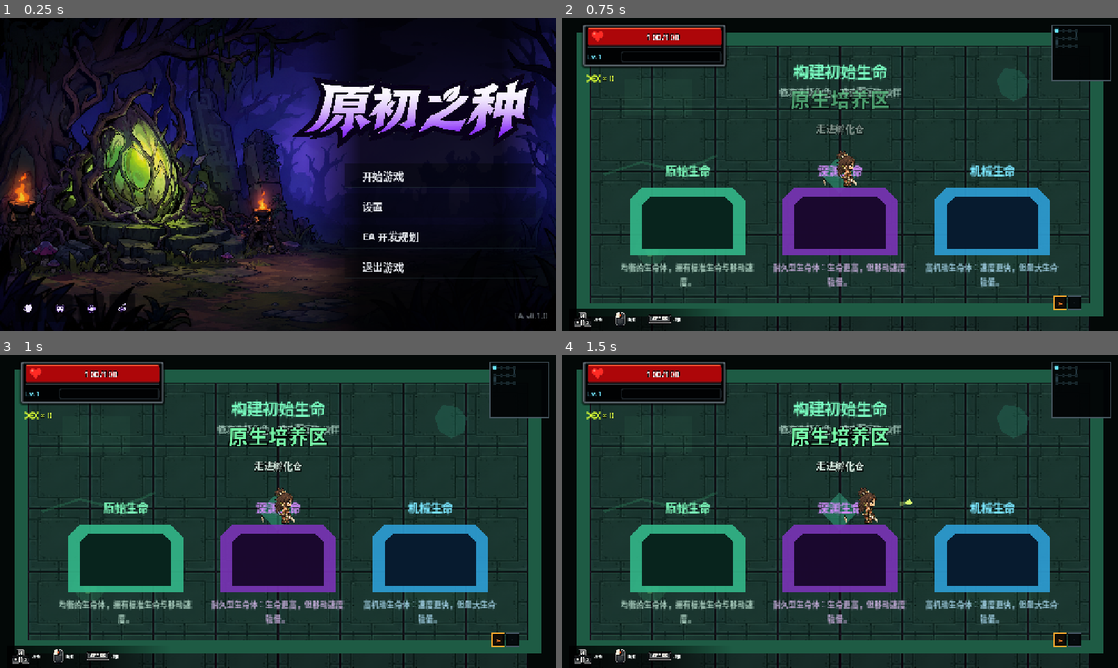
Above: before the commit, frames 1-4 (two rows, left to right).
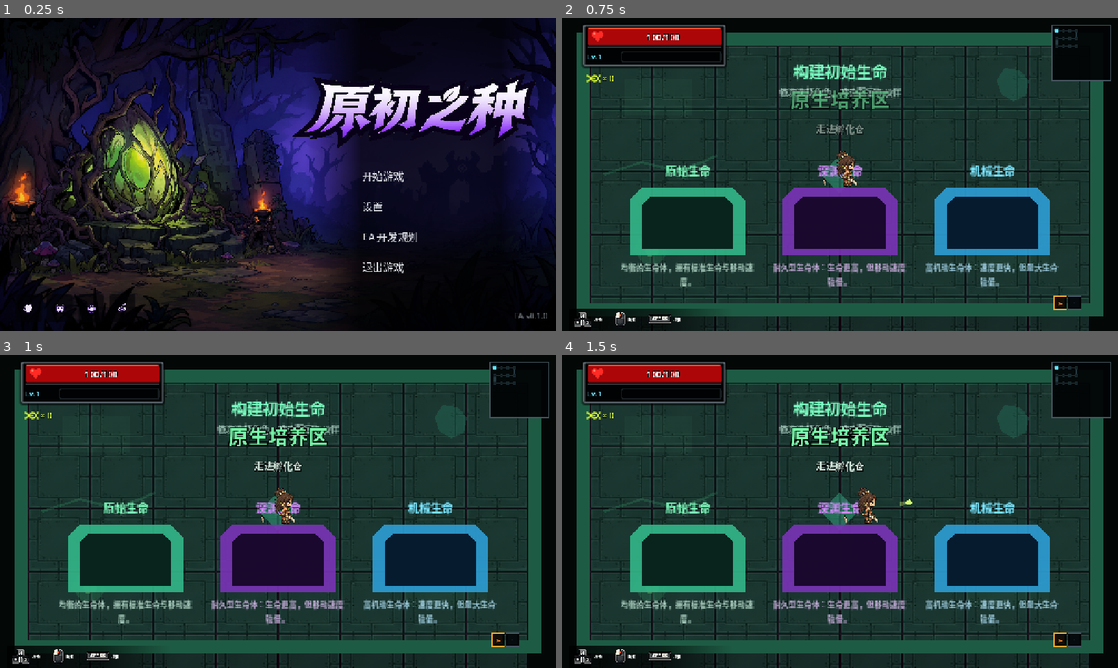
Above: after the commit, the same moments.

Repository: LIJUNCAN1/-Roguelike
Game: Godot game, scene res://scenes/ui/title_screen.tscn
Two runs of this game, one before a commit and one after it. Both use one fixed random seed, a clock stepped at 60 frames per second and the inputs below. Video files are missing from this copy of the repository; at most half a second of black plays in their place.
Inputs (mouse positions are in pixels of both pictures, inside the frame that each line leads up to):
- Up to frame 1 (0.25 s): no input
- Up to frame 2 (0.75 s): click "开始游戏" at 0.5 s
- Up to frame 3 (1 s): no input
- Up to frame 4 (1.5 s): tap Enter at 1.25 s; move the mouse to (962, 495) at 1.27 s; press the mouse at (962, 495) at 1.28 s; hold D (move_right) from 1.28 s (still down)

The runs differ from the first frame. In frame 1, 0.8% of the frame differs, in the area x 62-97%, y 46-82%; in frame 2, nothing differs; in frame 3, nothing differs; in frame 4, nothing differs.

Commit message:
simplify title menu typography

Diff:
--- a/scenes/ui/title_screen.tscn
+++ b/scenes/ui/title_screen.tscn
@@ -20,6 +20,10 @@
 font_names = PackedStringArray("Microsoft YaHei UI", "Noto Sans CJK SC", "Arial")
 font_weight = 700
 
+[sub_resource type="SystemFont" id="SystemFont_menu_regular"]
+font_names = PackedStringArray("Microsoft YaHei UI", "Noto Sans CJK SC", "Arial")
+font_weight = 400
+
 [sub_resource type="Gradient" id="Gradient_menu_backdrop"]
 offsets = PackedFloat32Array(0, 0.22, 0.78, 1)
 colors = PackedColorArray(0.0, 0.0, 0.0, 0.0, 0.005, 0.004, 0.012, 0.82, 0.005, 0.004, 0.012, 0.82, 0.0, 0.0, 0.0, 0.0)
@@ -35,17 +39,17 @@
 bg_color = Color(0, 0, 0, 0)
 
 [sub_resource type="StyleBoxFlat" id="StyleBoxFlat_button"]
-bg_color = Color(0.002, 0.012, 0.016, 0.24)
+bg_color = Color(0, 0, 0, 0)
 content_margin_left = 40.0
 content_margin_right = 20.0
 
 [sub_resource type="StyleBoxFlat" id="StyleBoxFlat_button_pressed"]
-bg_color = Color(0.01, 0.22, 0.145, 0.18)
+bg_color = Color(0, 0, 0, 0)
 content_margin_left = 40.0
 content_margin_right = 20.0
 
 [sub_resource type="StyleBoxFlat" id="StyleBoxFlat_button_hover"]
-bg_color = Color(0.008, 0.18, 0.12, 0.12)
+bg_color = Color(0, 0, 0, 0)
 content_margin_left = 40.0
 content_margin_right = 20.0
 
@@ -221,7 +225,7 @@
 layout_mode = 2
 theme_override_colors/font_color = Color(0.98, 0.98, 1, 1)
 theme_override_colors/font_hover_color = Color(1, 1, 1, 1)
-theme_override_fonts/font = SubResource("SystemFont_bold")
+theme_override_fonts/font = SubResource("SystemFont_menu_regular")
 theme_override_font_sizes/font_size = 24
 theme_override_styles/normal = SubResource("StyleBoxFlat_button")
 theme_override_styles/pressed = SubResource("StyleBoxFlat_button_pressed")
@@ -230,12 +234,13 @@
 text = "开始游戏"
 script = ExtResource("12_tech_button")
 active_color = Color(0.28, 1, 0.75, 1)
+draw_frame = false
 
 [node name="SettingsButton" type="Button" parent="Interface/Menu/Content" unique_id=1389030782]
 custom_minimum_size = Vector2(0, 56)
 layout_mode = 2
 theme_override_colors/font_color = Color(0.92, 0.92, 0.97, 1)
-theme_override_fonts/font = SubResource("SystemFont_bold")
+theme_override_fonts/font = SubResource("SystemFont_menu_regular")
 theme_override_colors/font_hover_color = Color(1, 1, 1, 1)
 theme_override_font_sizes/font_size = 24
 theme_override_styles/normal = SubResource("StyleBoxFlat_button")
@@ -244,12 +249,13 @@
 theme_override_styles/focus = SubResource("StyleBoxFlat_button")
 text = "设置"
 script = ExtResource("12_tech_button")
+draw_frame = false
 
 [node name="RoadmapButton" type="Button" parent="Interface/Menu/Content"]
 custom_minimum_size = Vector2(0, 56)
 layout_mode = 2
 theme_override_colors/font_color = Color(0.92, 0.92, 0.97, 1)
-theme_override_fonts/font = SubResource("SystemFont_bold")
+theme_override_fonts/font = SubResource("SystemFont_menu_regular")
 theme_override_colors/font_hover_color = Color(1, 1, 1, 1)
 theme_override_font_sizes/font_size = 24
 theme_override_styles/normal = SubResource("StyleBoxFlat_button")
@@ -258,12 +264,13 @@
 theme_override_styles/focus = SubResource("StyleBoxFlat_button")
 text = "EA 开发规划"
 script = ExtResource("12_tech_button")
+draw_frame = false
 
 [node name="QuitButton" type="Button" parent="Interface/Menu/Content" unique_id=666523798]
 custom_minimum_size = Vector2(0, 56)
 layout_mode = 2
 theme_override_colors/font_color = Color(0.82, 0.82, 0.88, 1)
-theme_override_fonts/font = SubResource("SystemFont_bold")
+theme_override_fonts/font = SubResource("SystemFont_menu_regular")
 theme_override_colors/font_hover_color = Color(1, 1, 1, 1)
 theme_override_font_sizes/font_size = 24
 theme_override_styles/normal = SubResource("StyleBoxFlat_button")
@@ -272,6 +279,7 @@
 theme_override_styles/focus = SubResource("StyleBoxFlat_button")
 text = "退出游戏"
 script = ExtResource("12_tech_button")
+draw_frame = false
 
 [node name="SocialIcons" type="HBoxContainer" parent="Interface"]
 offset_left = 36.0
--- a/scripts/ui/tech_menu_button.gd
+++ b/scripts/ui/tech_menu_button.gd
@@ -5,6 +5,7 @@
 @export var idle_color := Color(0.23, 0.34, 0.37, 0.35)
 @export var idle_text_color := Color(0.86, 0.87, 0.89, 1.0)
 @export var active_text_color := Color(0.96, 1.0, 0.97, 1.0)
+@export var draw_frame := true
 
 var hover_amount: float = 0.0:
 	set(value):
@@ -28,6 +29,8 @@
 
 
 func _draw() -> void:
+	if not draw_frame:
+		return
 	var intensity := maxf(
 		hover_amount,
 		1.0 if button_pressed else 0.0
--- a/tests/menu_pause_smoke_test.gd
+++ b/tests/menu_pause_smoke_test.gd
@@ -34,6 +34,10 @@
 	for button in styled_buttons:
 		if not button is TechMenuButton:
 			push_error("A title menu button is missing its tech frame.")
+			quit(1)
+			return
+		if (button as TechMenuButton).draw_frame:
+			push_error("A title menu button still draws a frame.")
 			quit(1)
 			return
 		if button.custom_minimum_size.y > 56.0:
